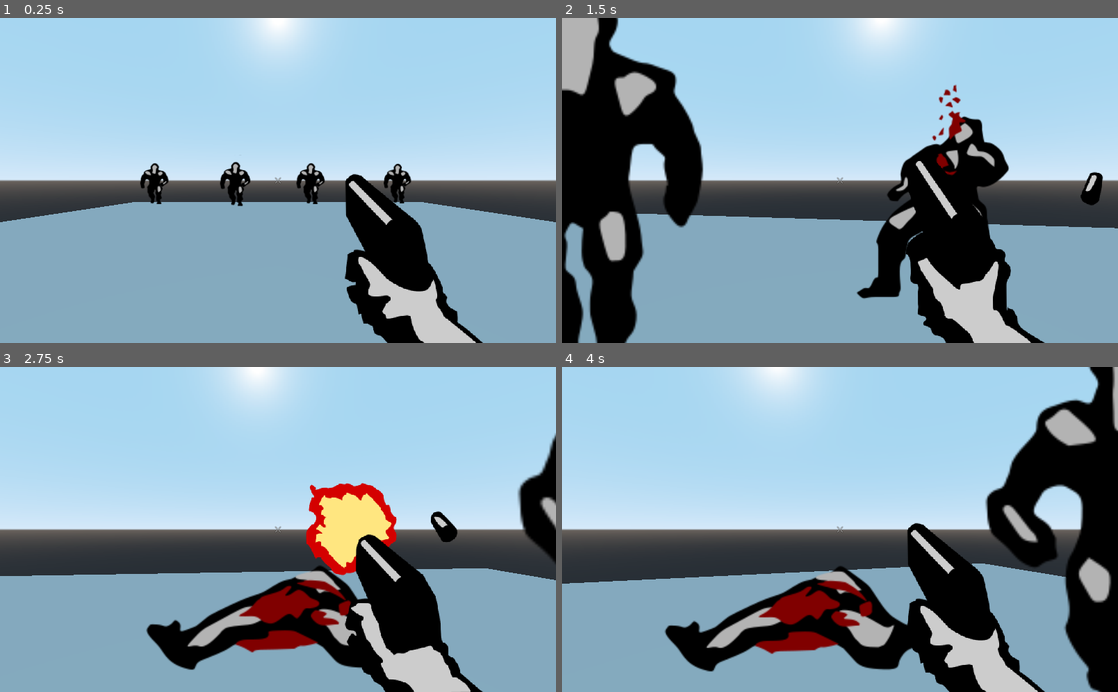
Above: before the commit, frames 1-4 (two rows, left to right).
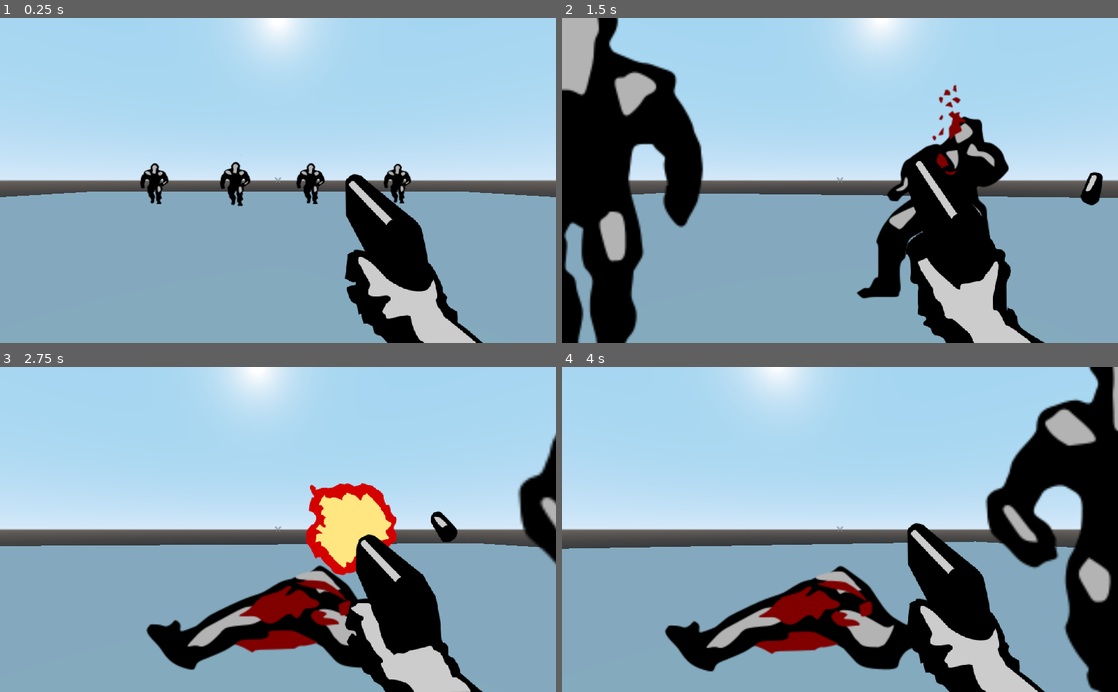
Above: after the commit, the same moments.

Repository: frokk/Pixel-FPS
Game: Godot game, scene res://TestLevel.tscn
Two runs of this game, one before a commit and one after it. Both use one fixed random seed, a clock stepped at 60 frames per second and the inputs below.
Inputs (mouse positions are in pixels of both pictures, inside the frame that each line leads up to):
- Up to frame 1 (0.25 s): no input
- Up to frame 2 (1.5 s): move the mouse to (867, 180) at 0.52 s; press the mouse at (867, 180) at 0.53 s; hold Up (MvForward) from 0.53 s (still down); move the mouse to (812, 180) at 1.27 s; release the mouse at (812, 180) at 1.28 s; click (812, 180) at 1.35 s
- Up to frame 3 (2.75 s): keep holding Up (MvForward); move the mouse to (289, 523) at 2.02 s; press the mouse at (289, 523) at 2.03 s
- Up to frame 4 (4 s): keep holding Up (MvForward); move the mouse to (834, 536) at 2.77 s; release the mouse at (834, 536) at 2.78 s; click (834, 536) at 2.85 s; tap Enter at 3.5 s; move the mouse to (878, 532) at 3.52 s; press the mouse at (878, 532) at 3.53 s

The runs differ from the first frame. In frame 1, 4.0% of the frame differs, in the area x 0-100%, y 53-63%; in frame 2, 5.1%; in frame 3, 7.3%, in the area x 0-100%, y 54-66%; in frame 4, 6.8%.

Commit message:
Update Floor Dimensions

Diff:
--- a/src/TestLevel.tscn
+++ b/src/TestLevel.tscn
@@ -11,9 +11,9 @@
 [node name="Ground" type="CSGBox" parent="."]
 transform = Transform( 1, 0, 0, 0, 1, 0, 0, 0, 1, 0, -1.60063, 0 )
 use_collision = true
-width = 20.0
+width = 50.0
 height = 1.0
-depth = 20.0
+depth = 50.0
 material = SubResource( 1 )
 
 [node name="Player" parent="." instance=ExtResource( 1 )]
